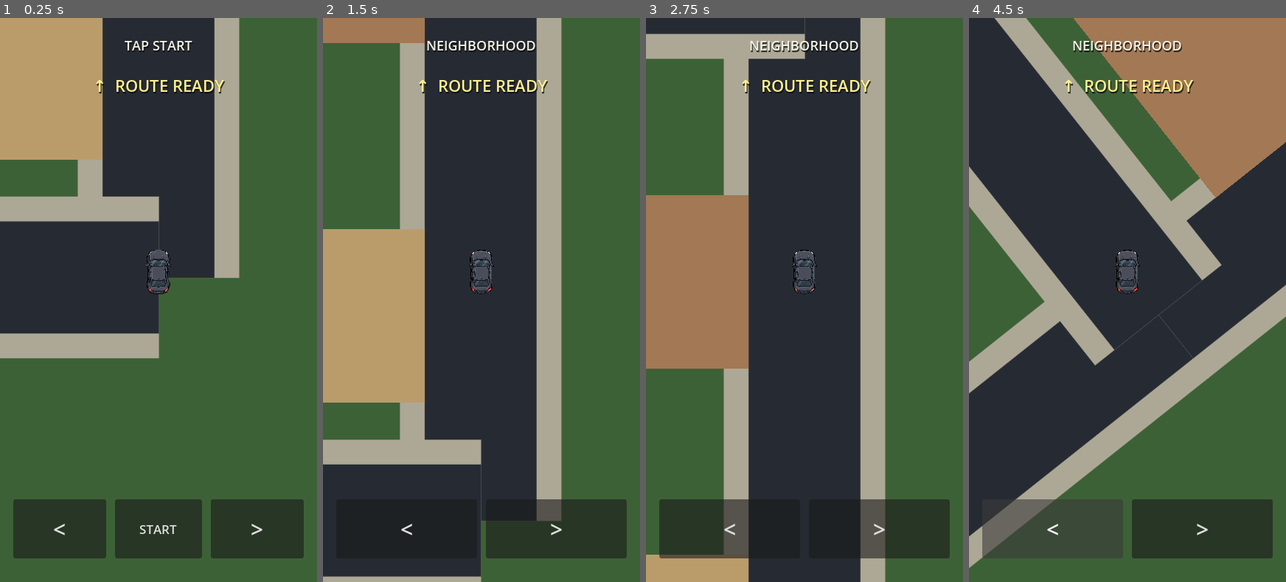
Above: before the commit, frames 1-4 (left to right).
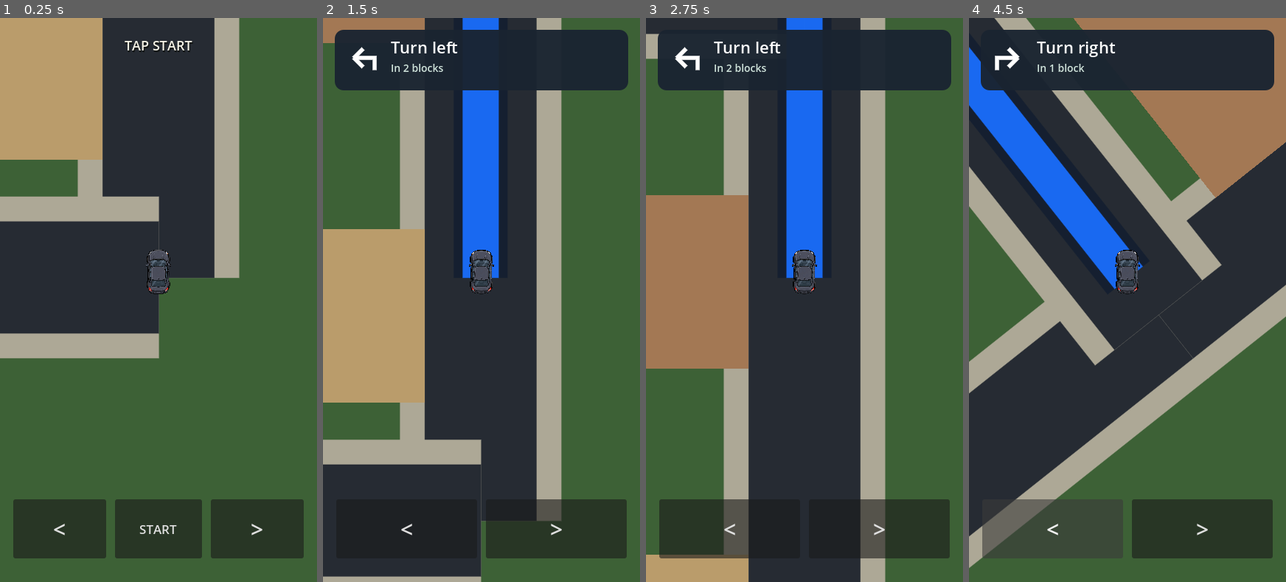
Above: after the commit, the same moments.

Repository: patrickcallahancomedy/comedian
Game: Godot game, scene res://scenes/drive/drive_module.tscn
Two runs of this game, one before a commit and one after it. Both use one fixed random seed, a clock stepped at 60 frames per second and the inputs below.
Inputs (mouse positions are in pixels of both pictures, inside the frame that each line leads up to):
- Up to frame 1 (0.25 s): no input
- Up to frame 2 (1.5 s): click "START" at 0.5 s; tap Enter (ui_accept) at 1.25 s; move the mouse to (551, 271) at 1.27 s; hold Right from 1.28 s (still down); tap Space at 1.35 s; click (551, 271) at 1.42 s
- Up to frame 3 (2.75 s): tap Enter (ui_accept) at 1.52 s; release Right at 2 s; drag from (741, 328) to (788, 412) at 2.02 s
- Up to frame 4 (4.5 s): move the mouse to (1159, 175) at 2.77 s; hold Right 2.78-3.5 s; tap Space at 2.85 s; drag from (1111, 412) to (1032, 215) at 3.52 s; click "<" at 4.25 s

The runs differ from the first frame. In frame 1, 0.5% of the frame differs, in the area x 30-71%, y 10-14%; in frame 2, 11%; in frame 3, 11%; in frame 4, 13%, in the area x 0-97%, y 2-49%.
Error before the commit: Parse Error: Cannot infer the type of "road_width" variable because the value doesn't have a set type. (res://scripts/drive/drive_world_navigation.gd:157)

Commit message:
Fix rebuilt GPS type inference

Diff:
--- a/godot/scripts/drive/drive_world_navigation.gd
+++ b/godot/scripts/drive/drive_world_navigation.gd
@@ -154,7 +154,7 @@
 	for point in world_points:
 		screen_points.append(drive._world_to_screen(point))
 
-	var road_width := MAP.LOCAL_ROAD_WIDTH * drive._current_world_zoom()
+	var road_width: float = MAP.LOCAL_ROAD_WIDTH * drive._current_world_zoom()
 	draw_polyline(
 		screen_points,
 		ROUTE_SHADOW_COLOR,
@@ -267,7 +267,7 @@
 
 		if kind == "left" or kind == "right":
 			var blocks := index
-			var at_turn := (
+			var at_turn: bool = (
 				drive.blocked_this_step
 				and index == 1
 			)
